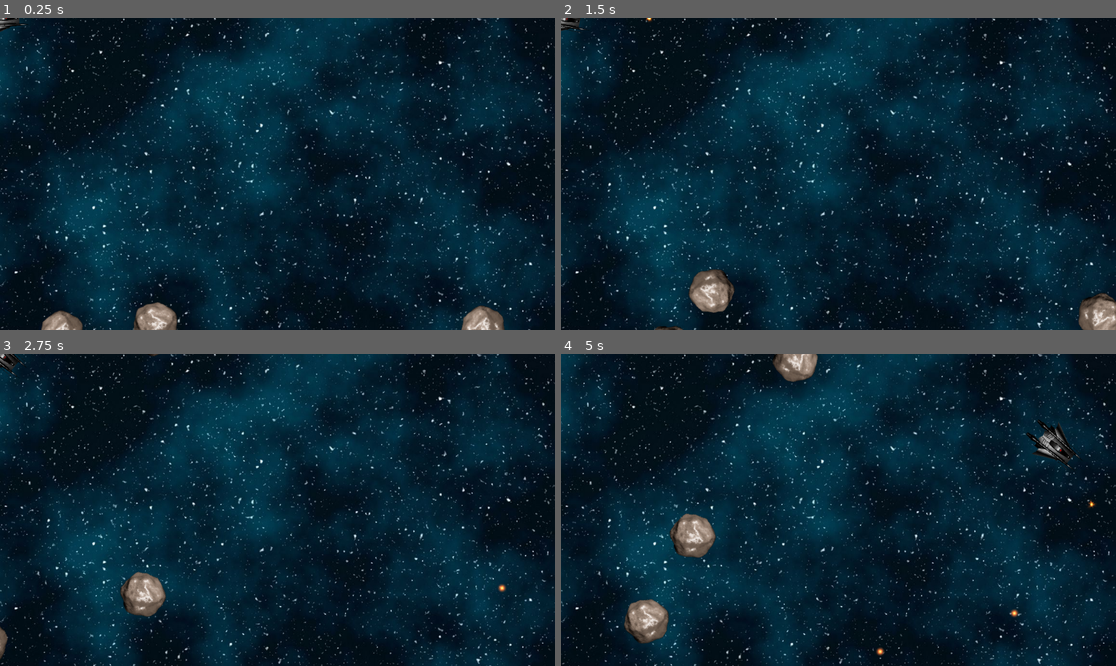
Above: before the commit, frames 1-4 (two rows, left to right).
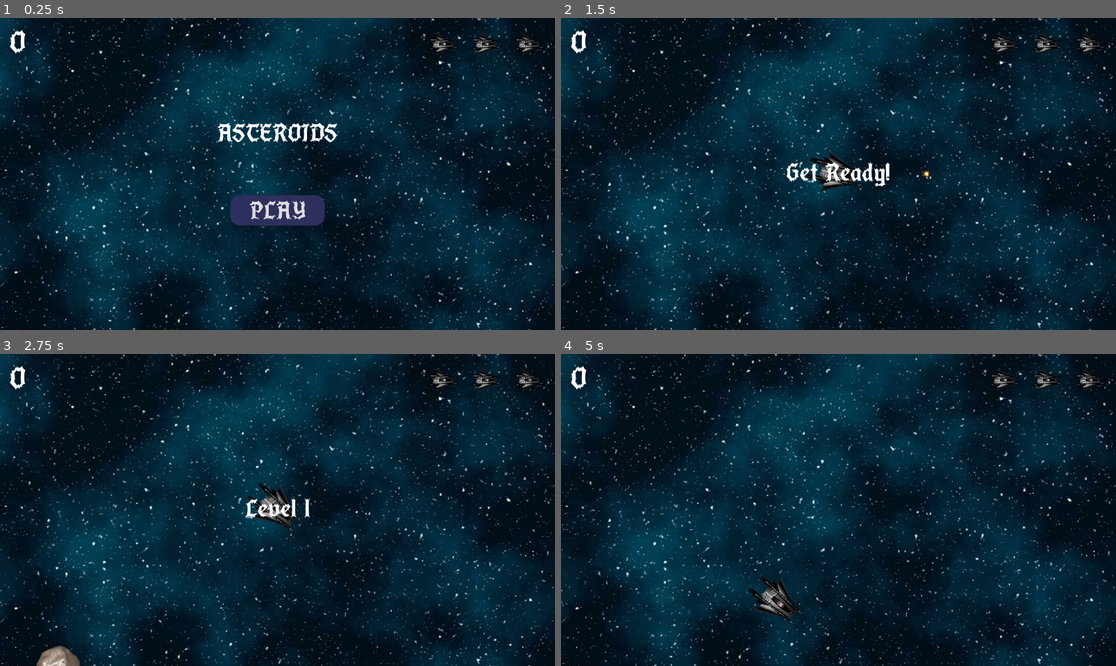
Above: after the commit, the same moments.

Repository: MeloriWeiss/space-arcade-godot
Game: Godot game, scene res://assets/scenes/main/main.tscn
Two runs of this game, one before a commit and one after it. Both use one fixed random seed, a clock stepped at 60 frames per second and the inputs below.
Inputs (mouse positions are in pixels of both pictures, inside the frame that each line leads up to):
- Up to frame 1 (0.25 s): no input
- Up to frame 2 (1.5 s): click (838, 211) at 0.5 s, where only the run after the commit has a clickable "PLAY"; hold D (rotate_right) from 1.28 s (still down); hold Space (shoot) from 1.28 s (still down)
- Up to frame 3 (2.75 s): release D (rotate_right) at 2.03 s; release Space (shoot) at 2.03 s; hold A (rotate_left) from 2.03 s (still down); tap Space (shoot) at 2.1 s
- Up to frame 4 (5 s): release A (rotate_left) at 2.78 s; hold D (rotate_right) 2.78-3.53 s; hold Space (shoot) 2.78-3.53 s; hold W (thrust) 3.53-4.28 s; tap Space (shoot) at 3.6 s; hold A (rotate_left) from 4.28 s (still down); hold Space (shoot) from 4.28 s (still down)

The runs differ from the first frame. In frame 1, 4.3% of the frame differs, in the area x 0-98%, y 0-100%; in frame 2, 3.3%; in frame 3, 2.8%; in frame 4, 4.2%.

Commit message:
Add levels

Diff:
--- /dev/null
+++ b/assets/scenes/explosion/explosion.tscn
@@ -0,0 +1,50 @@
+[gd_scene format=3 uid="uid://6ubu057o1t1x"]
+
+[ext_resource type="Texture2D" uid="uid://dygv86rt5vvpt" path="res://assets/scenes/explosion/images/explosion.png" id="1_py84p"]
+
+[sub_resource type="Animation" id="Animation_py84p"]
+length = 0.001
+tracks/0/type = "value"
+tracks/0/imported = false
+tracks/0/enabled = true
+tracks/0/path = NodePath(".:frame")
+tracks/0/interp = 1
+tracks/0/loop_wrap = true
+tracks/0/keys = {
+"times": PackedFloat32Array(0),
+"transitions": PackedFloat32Array(1),
+"update": 1,
+"values": [63]
+}
+
+[sub_resource type="Animation" id="Animation_8cixy"]
+resource_name = "explosion"
+length = 0.64
+step = 0.01
+tracks/0/type = "value"
+tracks/0/imported = false
+tracks/0/enabled = true
+tracks/0/path = NodePath(".:frame")
+tracks/0/interp = 1
+tracks/0/loop_wrap = true
+tracks/0/keys = {
+"times": PackedFloat32Array(0, 0.01, 0.64),
+"transitions": PackedFloat32Array(1, 1, 1),
+"update": 0,
+"values": [0, 1, 63]
+}
+
+[sub_resource type="AnimationLibrary" id="AnimationLibrary_wjktg"]
+_data = {
+&"RESET": SubResource("Animation_py84p"),
+&"explosion": SubResource("Animation_8cixy")
+}
+
+[node name="Explosion" type="Sprite2D" unique_id=2706050]
+texture = ExtResource("1_py84p")
+hframes = 8
+vframes = 8
+frame = 63
+
+[node name="AnimationPlayer" type="AnimationPlayer" parent="." unique_id=1474237643]
+libraries/ = SubResource("AnimationLibrary_wjktg")
--- /dev/null
+++ b/assets/scenes/hud/hud.tscn
@@ -0,0 +1,111 @@
+[gd_scene format=3 uid="uid://17cqp7pvl07m"]
+
+[ext_resource type="FontFile" uid="uid://stv7udu3n0gl" path="res://assets/scenes/hud/fonts/LindbergCaffeine.ttf" id="1_8ajw8"]
+[ext_resource type="Script" uid="uid://rvmvam18o6uf" path="res://assets/scenes/hud/scripts/hud.gd" id="1_kt8cv"]
+[ext_resource type="Texture2D" uid="uid://du8jatxe3dg8r" path="res://assets/images/player/player.png" id="2_kt8cv"]
+
+[sub_resource type="LabelSettings" id="LabelSettings_8ajw8"]
+font = ExtResource("1_8ajw8")
+font_size = 60
+
+[sub_resource type="LabelSettings" id="LabelSettings_kt8cv"]
+font = ExtResource("1_8ajw8")
+font_size = 50
+
+[sub_resource type="StyleBoxFlat" id="StyleBoxFlat_ssdx6"]
+content_margin_left = 40.0
+content_margin_top = 10.0
+content_margin_right = 40.0
+content_margin_bottom = 2.0
+bg_color = Color(0.17633009, 0.18286699, 0.36149776, 1)
+corner_radius_top_left = 20
+corner_radius_top_right = 20
+corner_radius_bottom_right = 20
+corner_radius_bottom_left = 20
+
+[sub_resource type="StyleBoxFlat" id="StyleBoxFlat_8fx81"]
+content_margin_left = 40.0
+content_margin_top = 10.0
+content_margin_right = 40.0
+content_margin_bottom = 2.0
+bg_color = Color(0.13893834, 0.13405678, 0.5040009, 1)
+corner_radius_top_left = 20
+corner_radius_top_right = 20
+corner_radius_bottom_right = 20
+corner_radius_bottom_left = 20
+
+[node name="HUD" type="CanvasLayer" unique_id=2047413515]
+script = ExtResource("1_kt8cv")
+
+[node name="MarginContainer" type="MarginContainer" parent="." unique_id=1111235812]
+anchors_preset = 10
+anchor_right = 1.0
+offset_bottom = 109.0
+grow_horizontal = 2
+theme_override_constants/margin_left = 20
+theme_override_constants/margin_top = 20
+theme_override_constants/margin_right = 20
+theme_override_constants/margin_bottom = 20
+
+[node name="HBoxContainer" type="HBoxContainer" parent="MarginContainer" unique_id=433499716]
+layout_mode = 2
+
+[node name="ScoreLabel" type="Label" parent="MarginContainer/HBoxContainer" unique_id=1493253349]
+layout_mode = 2
+size_flags_horizontal = 3
+text = "0"
+label_settings = SubResource("LabelSettings_8ajw8")
+
+[node name="LivesCounter" type="HBoxContainer" parent="MarginContainer/HBoxContainer" unique_id=189468866]
+layout_mode = 2
+theme_override_constants/separation = 20
+
+[node name="L1" type="TextureRect" parent="MarginContainer/HBoxContainer/LivesCounter" unique_id=1657627097]
+layout_mode = 2
+texture = ExtResource("2_kt8cv")
+expand_mode = 2
+stretch_mode = 5
+
+[node name="L2" type="TextureRect" parent="MarginContainer/HBoxContainer/LivesCounter" unique_id=1591506613]
+layout_mode = 2
+texture = ExtResource("2_kt8cv")
+expand_mode = 2
+stretch_mode = 5
+
+[node name="L3" type="TextureRect" parent="MarginContainer/HBoxContainer/LivesCounter" unique_id=283670842]
+layout_mode = 2
+texture = ExtResource("2_kt8cv")
+expand_mode = 2
+stretch_mode = 5
+
+[node name="VBoxContainer" type="VBoxContainer" parent="." unique_id=260431973]
+anchors_preset = 14
+anchor_top = 0.5
+anchor_right = 1.0
+anchor_bottom = 0.5
+grow_horizontal = 2
+grow_vertical = 2
+theme_override_constants/separation = 100
+
+[node name="Message" type="Label" parent="VBoxContainer" unique_id=444531596]
+layout_mode = 2
+text = "ASTEROIDS"
+label_settings = SubResource("LabelSettings_kt8cv")
+horizontal_alignment = 1
+vertical_alignment = 1
+
+[node name="StartButton" type="Button" parent="VBoxContainer" unique_id=33294566]
+layout_mode = 2
+size_flags_horizontal = 4
+theme_override_fonts/font = ExtResource("1_8ajw8")
+theme_override_font_sizes/font_size = 50
+theme_override_styles/normal = SubResource("StyleBoxFlat_ssdx6")
+theme_override_styles/hover = SubResource("StyleBoxFlat_8fx81")
+text = "PLAY"
+
+[node name="Timer" type="Timer" parent="." unique_id=1928196793]
+wait_time = 2.0
+one_shot = true
+
+[connection signal="pressed" from="VBoxContainer/StartButton" to="." method="_on_start_button_pressed"]
+[connection signal="timeout" from="Timer" to="." method="_on_timer_timeout"]
--- /dev/null
+++ b/assets/scenes/hud/scripts/hud.gd
@@ -0,0 +1,35 @@
+extends CanvasLayer
+
+signal start_game
+
+@onready var lives_counter = $MarginContainer/HBoxContainer/LivesCounter.get_children()
+@onready var score_label = $MarginContainer/HBoxContainer/ScoreLabel
+@onready var message = $VBoxContainer/Message
+@onready var start_button = $VBoxContainer/StartButton
+
+func show_message(text):
+	message.text = text
+	message.show()
+	$Timer.start()
+
+func update_score(value):
+	score_label.text = str(value)
+
+func update_lives(value):
+	for item in 3:
+		lives_counter[item].visible = value > item
+
+func game_over():
+	show_message("Game Over")
+	await $Timer.timeout
+	start_button.show()
+
+
+func _on_start_button_pressed() -> void:
+	start_button.hide()
+	start_game.emit()
+
+
+func _on_timer_timeout() -> void:
+	message.hide()
+	message.text = ""
--- a/assets/scenes/main/main.tscn
+++ b/assets/scenes/main/main.tscn
@@ -4,6 +4,7 @@
 [ext_resource type="Script" uid="uid://upojitok7614" path="res://assets/scenes/main/scripts/main.gd" id="1_xwkvk"]
 [ext_resource type="PackedScene" uid="uid://bty3yi4l8gsnv" path="res://assets/scenes/rock/rock.tscn" id="2_c651c"]
 [ext_resource type="PackedScene" uid="uid://pwm5egygmo80" path="res://assets/scenes/player/player.tscn" id="2_xwkvk"]
+[ext_resource type="PackedScene" uid="uid://17cqp7pvl07m" path="res://assets/scenes/hud/hud.tscn" id="5_uh04r"]
 
 [sub_resource type="Curve2D" id="Curve2D_pjrb6"]
 _data = {
@@ -25,3 +26,9 @@
 curve = SubResource("Curve2D_pjrb6")
 
 [node name="RockSpawn" type="PathFollow2D" parent="RockPath" unique_id=1148954503]
+
+[node name="HUD" parent="." unique_id=2047413515 instance=ExtResource("5_uh04r")]
+
+[connection signal="dead" from="Player" to="." method="game_over"]
+[connection signal="lives_changed" from="Player" to="HUD" method="update_lives"]
+[connection signal="start_game" from="HUD" to="." method="new_game"]
--- a/assets/scenes/main/scripts/main.gd
+++ b/assets/scenes/main/scripts/main.gd
@@ -3,15 +3,42 @@
 @export var rock_scene : PackedScene
 var screensize = Vector2.ZERO
 
+var level = 0
+var score = 0
+var playing = false
+
+
 func _ready() -> void:
 	screensize = get_viewport().get_visible_rect().size
 
-	for i in 3:
-		spawn_rock(3)
-
 
 func _process(delta: float) -> void:
-	pass
+	if not playing: return
+
+	if get_tree().get_nodes_in_group("Rocks").size() == 0:
+		new_level()
+
+func new_game():
+	get_tree().call_group("Rocks", "queue_free")
+	level = 0
+	score = 0
+	$HUD.update_score(score)
+	$HUD.show_message("Get Ready!")
+	$Player.reset()
+	await $HUD/Timer.timeout
+	playing = true
+
+func new_level():
+	level += 1
+	$Player.fire_rate -= 0.03
+
+	var lives = $Player.lives
+	if lives < 3:
+		$Player.set_lives(lives + 1, false)
+
+	$HUD.show_message("Level %s" % level)
+	for i in level:
+		spawn_rock(3)
 
 func spawn_rock(size, pos=null, vel=null):
 	if pos == null:
@@ -22,6 +49,25 @@
 		vel = Vector2.RIGHT.rotated(randf_range(0, TAU)) * randf_range(50, 125)
 
 	var r = rock_scene.instantiate()
+
 	r.screensize = screensize
+	r.exploded.connect(self._on_rock_exploded)
 	r.start(pos, vel, size)
+
 	call_deferred("add_child", r)
+
+func _on_rock_exploded(size, radius, pos, vel):
+	score += 10 * size
+	$HUD.update_score(score)
+
+	if size <= 1: return
+
+	for offset in [-1, 1]:
+		var dir = $Player.position.direction_to(pos).orthogonal() * offset
+		var newpos = pos + dir * radius
+		var newvel = dir * vel.length() * 1.1
+		spawn_rock(size - 1, newpos, newvel)
+
+func game_over():
+	playing = false
+	$HUD.game_over()
--- a/assets/scenes/player/player.tscn
+++ b/assets/scenes/player/player.tscn
@@ -1,13 +1,16 @@
 [gd_scene format=3 uid="uid://pwm5egygmo80"]
 
 [ext_resource type="Script" uid="uid://h7u3pagqgjot" path="res://assets/scenes/player/scripts/player.gd" id="1_rkbax"]
-[ext_resource type="Texture2D" uid="uid://du8jatxe3dg8r" path="res://assets/scenes/player/images/player.png" id="2_g1dw6"]
+[ext_resource type="Texture2D" uid="uid://du8jatxe3dg8r" path="res://assets/images/player/player.png" id="2_g1dw6"]
 [ext_resource type="PackedScene" uid="uid://cb1obi1vxfe4o" path="res://assets/scenes/bullet/bullet.tscn" id="2_yw30f"]
+[ext_resource type="PackedScene" uid="uid://6ubu057o1t1x" path="res://assets/scenes/explosion/explosion.tscn" id="4_wg42c"]
 
 [sub_resource type="CircleShape2D" id="CircleShape2D_yw30f"]
 radius = 42.0119
 
 [node name="Player" type="RigidBody2D" unique_id=2059063775]
+contact_monitor = true
+max_contacts_reported = 1
 linear_damp = 1.0
 angular_damp = 5.0
 script = ExtResource("1_rkbax")
@@ -24,4 +27,13 @@
 
 [node name="GunCooldown" type="Timer" parent="." unique_id=1667637833]
 
+[node name="Explosion" parent="." unique_id=2706050 instance=ExtResource("4_wg42c")]
+visible = false
+
+[node name="InvulnerabilityTimer" type="Timer" parent="." unique_id=572873332]
+wait_time = 2.0
+one_shot = true
+
+[connection signal="body_entered" from="." to="." method="_on_body_entered"]
 [connection signal="timeout" from="GunCooldown" to="." method="_on_gun_cooldown_timeout"]
+[connection signal="timeout" from="InvulnerabilityTimer" to="." method="_on_invulnerability_timer_timeout"]
--- a/assets/scenes/player/scripts/player.gd
+++ b/assets/scenes/player/scripts/player.gd
@@ -4,8 +4,20 @@
 @export var spin_power = 16000
 
 @export var bullet_scene : PackedScene
-@export var fire_rate = 0.25
+@export var fire_rate = 0.5: set = set_fire_rate
 var can_shoot = true
+
+signal lives_changed
+signal dead
+
+var reset_pos = false
+
+var _lives = 0
+var lives:
+	get:
+		return _lives
+	set(value):
+		set_lives(value)
 
 var thrust = Vector2.ZERO
 var rotation_dir = 0
@@ -16,6 +28,8 @@
 var screensize = Vector2.ZERO
 
 func _ready() -> void:
+	$Sprite2D.hide()
+
 	screensize = get_viewport_rect().size
 	change_state(ALIVE)
 	$GunCooldown.wait_time = fire_rate
@@ -46,16 +60,31 @@
 	xform.origin.y = wrapf(xform.origin.y, 0, screensize.y)
 	physics_state.transform = xform
 
+	if reset_pos:
+		physics_state.transform.origin = screensize / 2
+		reset_pos = false
+
 func change_state(new_state):
 	match new_state:
 		INIT:
 			$CollisionShape2D.set_deferred("disabled", true)
+			$Sprite2D.modulate.a = 0.5
 		ALIVE:
 			$CollisionShape2D.set_deferred("disabled", false)
+			collision_layer = 1
+			collision_mask = 1
+			$Sprite2D.modulate.a = 1.0
 		INVULNERABLE:
-			$CollisionShape2D.set_deferred("disabled", true)
+			$CollisionShape2D.set_deferred("disabled", false)
+			collision_layer = 0
+			collision_mask = 0
+			$Sprite2D.modulate.a = 0.5
+			$InvulnerabilityTimer.start()
 		DEAD:
 			$CollisionShape2D.set_deferred("disabled", true)
+			$Sprite2D.hide()
+			linear_velocity = Vector2.ZERO
+			dead.emit()
 	state = new_state
 
 func shoot():
@@ -70,3 +99,45 @@
 
 func _on_gun_cooldown_timeout() -> void:
 	can_shoot = true
+
+func set_lives(value, has_invulnerable = true):
+	_lives = value
+	lives_changed.emit(_lives)
+
+	if _lives <= 0:
+		change_state(DEAD)
+	if has_invulnerable:
+		change_state(INVULNERABLE)
+
+func reset():
+	reset_pos = true
+	$Sprite2D.show()
+	lives = 3
+	change_state(ALIVE)
+
+
+func _on_invulnerability_timer_timeout() -> void:
+	change_state(ALIVE)
+
+
+func _on_body_entered(body):
+	if state == INVULNERABLE: return
+
+	if body.is_in_group("Rocks"):
+		body.explode()
+		lives -= 1
+		explode()
+
+func explode():
+	$Explosion.show()
+	$Explosion/AnimationPlayer.play("explosion")
+	await $Explosion/AnimationPlayer.animation_finished
+	$Explosion.hide()
+
+func set_fire_rate(value):
+	if value < 0.001:
+		fire_rate = 0.001
+		$GunCooldown.wait_time = fire_rate
+	else:
+		fire_rate = value
+		$GunCooldown.wait_time = fire_rate
--- a/assets/scenes/rock/rock.tscn
+++ b/assets/scenes/rock/rock.tscn
@@ -2,11 +2,12 @@
 
 [ext_resource type="Script" uid="uid://rthan7rwai1t" path="res://assets/scenes/rock/scripts/rock.gd" id="1_5kusr"]
 [ext_resource type="Texture2D" uid="uid://182g2giygctj" path="res://assets/scenes/rock/images/asteroid.png" id="2_4035w"]
+[ext_resource type="PackedScene" uid="uid://6ubu057o1t1x" path="res://assets/scenes/explosion/explosion.tscn" id="3_yobke"]
 
 [sub_resource type="PhysicsMaterial" id="PhysicsMaterial_74c8a"]
 bounce = 1.0
 
-[node name="Rock" type="RigidBody2D" unique_id=882549053]
+[node name="Rock" type="RigidBody2D" unique_id=882549053 groups=["Rocks"]]
 physics_material_override = SubResource("PhysicsMaterial_74c8a")
 linear_damp_mode = 1
 angular_damp_mode = 1
@@ -16,3 +17,6 @@
 texture = ExtResource("2_4035w")
 
 [node name="CollisionShape2D" type="CollisionShape2D" parent="." unique_id=288211680]
+
+[node name="Explosion" parent="." unique_id=2706050 instance=ExtResource("3_yobke")]
+visible = false
--- a/assets/scenes/rock/scripts/rock.gd
+++ b/assets/scenes/rock/scripts/rock.gd
@@ -1,9 +1,12 @@
 extends RigidBody2D
+
+signal exploded
 
 var screensize = Vector2.ZERO
 var size
 var radius
 var scale_factor = 0.2
+var rock_base_scale = Vector2(2, 2)
 
 func _ready() -> void:
 	pass
@@ -16,16 +19,28 @@
 	position = _position
 	size = _size
 	mass = 1.5 * size
-	$Sprite2D.scale = Vector2(2, 2) * scale_factor * size
+	$Sprite2D.scale = rock_base_scale * scale_factor * size
 	radius = int($Sprite2D.texture.get_size().x / 2 * $Sprite2D.scale.x)
 	var shape = CircleShape2D.new()
 	shape.radius = radius
 	$CollisionShape2D.shape = shape
 	linear_velocity = _velocity
 	angular_velocity = randf_range(-PI, PI)
+	$Explosion.scale = rock_base_scale * 0.75 * size
 
 func _integrate_forces(physics_state):
 	var xform = physics_state.transform
 	xform.origin.x = wrapf(xform.origin.x, 0 - radius, screensize.x + radius)
 	xform.origin.y = wrapf(xform.origin.y, 0 - radius, screensize.y + radius)
 	physics_state.transform = xform
+
+func explode():
+	$CollisionShape2D.set_deferred("disabled", true)
+	$Sprite2D.hide()
+	$Explosion/AnimationPlayer.play("explosion")
+	$Explosion.show()
+	exploded.emit(size, radius, position, linear_velocity)
+	linear_velocity = Vector2.ZERO
+	angular_velocity = 0
+	await $Explosion/AnimationPlayer.animation_finished
+	queue_free()
Renamed: assets/scenes/player/images/player.png -> assets/images/player/player.png
Not shown, added: assets/images/player/player.png.import
Binary file added: assets/scenes/explosion/images/explosion.png
Not shown, changed: assets/scenes/explosion/images/explosion.png.import
Binary file added: assets/scenes/hud/fonts/LindbergCaffeine.ttf
Not shown, added: assets/scenes/hud/fonts/LindbergCaffeine.ttf.import
Not shown, added: assets/scenes/hud/scripts/hud.gd.uid
